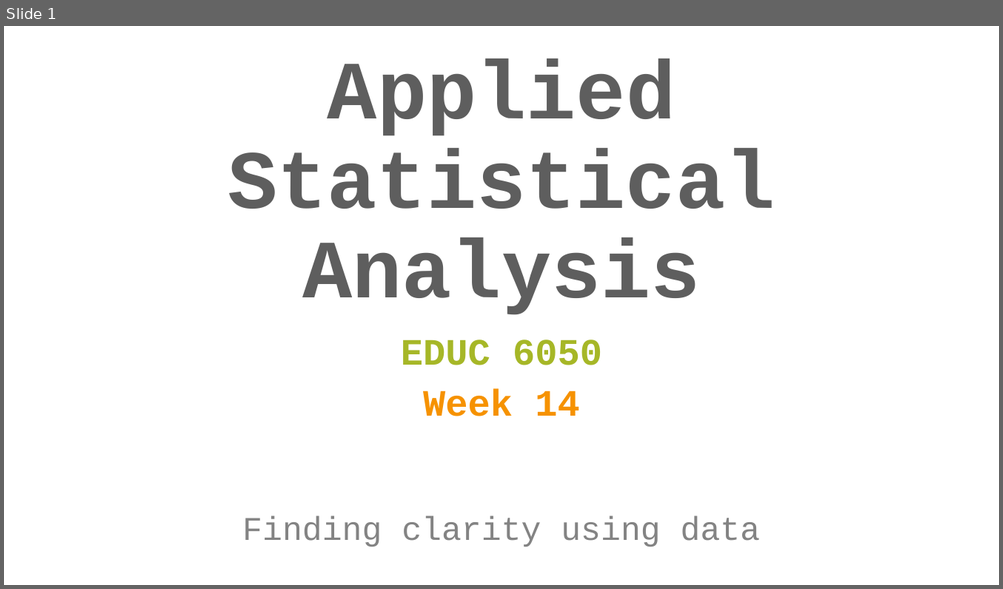
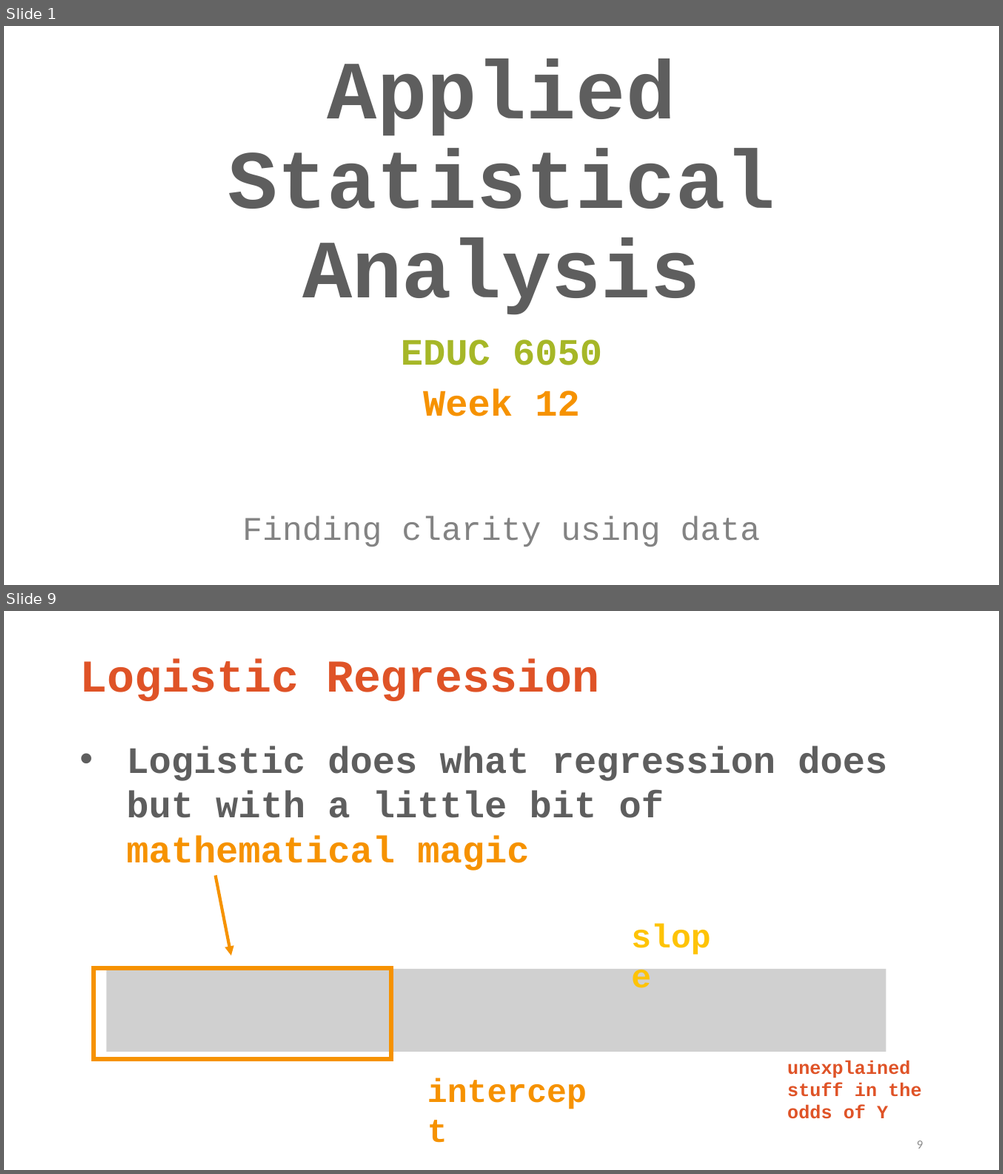
Before and after one commit to TysonStanley/EDU-6050, a slide deck: Slides/12_EDUC_6050_2018.pptx. Shown one above the other, each under a label of ours: slide 1 before the commit, slides 1 and 9 after it; the slides between them are not shown. The pictures are 1003x589 and 1003x1174 pixels, drawn with LibreOffice and Linux fonts; fonts in the diff are those of the drawing; grey boxes stand for pictures. Boxes give left, top, right and bottom in pixels: in the first picture for what was removed or moved away, otherwise in the second. Text is boxed around its words. In the diff, an @@ line names an element or a change of style, - is before the commit and + after.

```diff
--- a/Slides/12_EDUC_6050_2018.pptx
+++ b/Slides/12_EDUC_6050_2018.pptx
@@ slide 9 added at (4,611,999,1170), background #FFFFFF @@
@@ title added at (79,659,600,701), 44 pt, text #DF5327, bold @@
+Logistic Regression
@@ text added at (126,746,887,871), 36 pt, text #5E5E5E, bold @@
+• Logistic does what regression does but with a little bit of mathematical magic
@@ arrow added from (215, 876) to (231, 956), #F69200 3 pt @@
@@ text added at (624,911,731,960), 32 pt, text #FEC306, bold @@
+slope
@@ rectangle added at (94,968,391,1059), outline #F69200 4.5 pt @@
@@ picture added at (106,969,886,1052) @@
@@ text added at (421,1066,602,1114), 32 pt, text #F69200, bold @@
+intercept
@@ text added at (787,1060,921,1119), 18 pt, text #DF5327, bold @@
+unexplained stuff in the odds of Y
@@ page number added at (916,1141,922,1149), 12 pt, text #8C8C8C @@
+9
@@ slide 1 changed as well @@
@@ subtitle at (423,389,579,417): text changed @@
-Week 14
+Week 12
```
Also in this commit, not shown: 48 other slides added, 8 slides removed, 6 other files.
